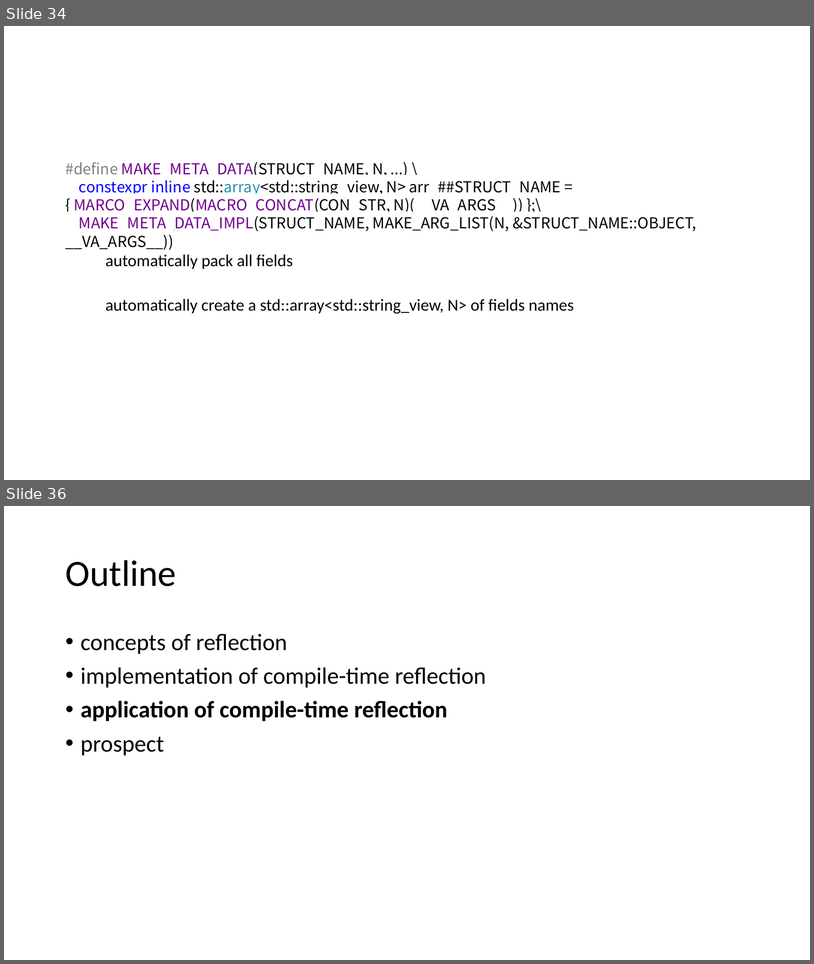
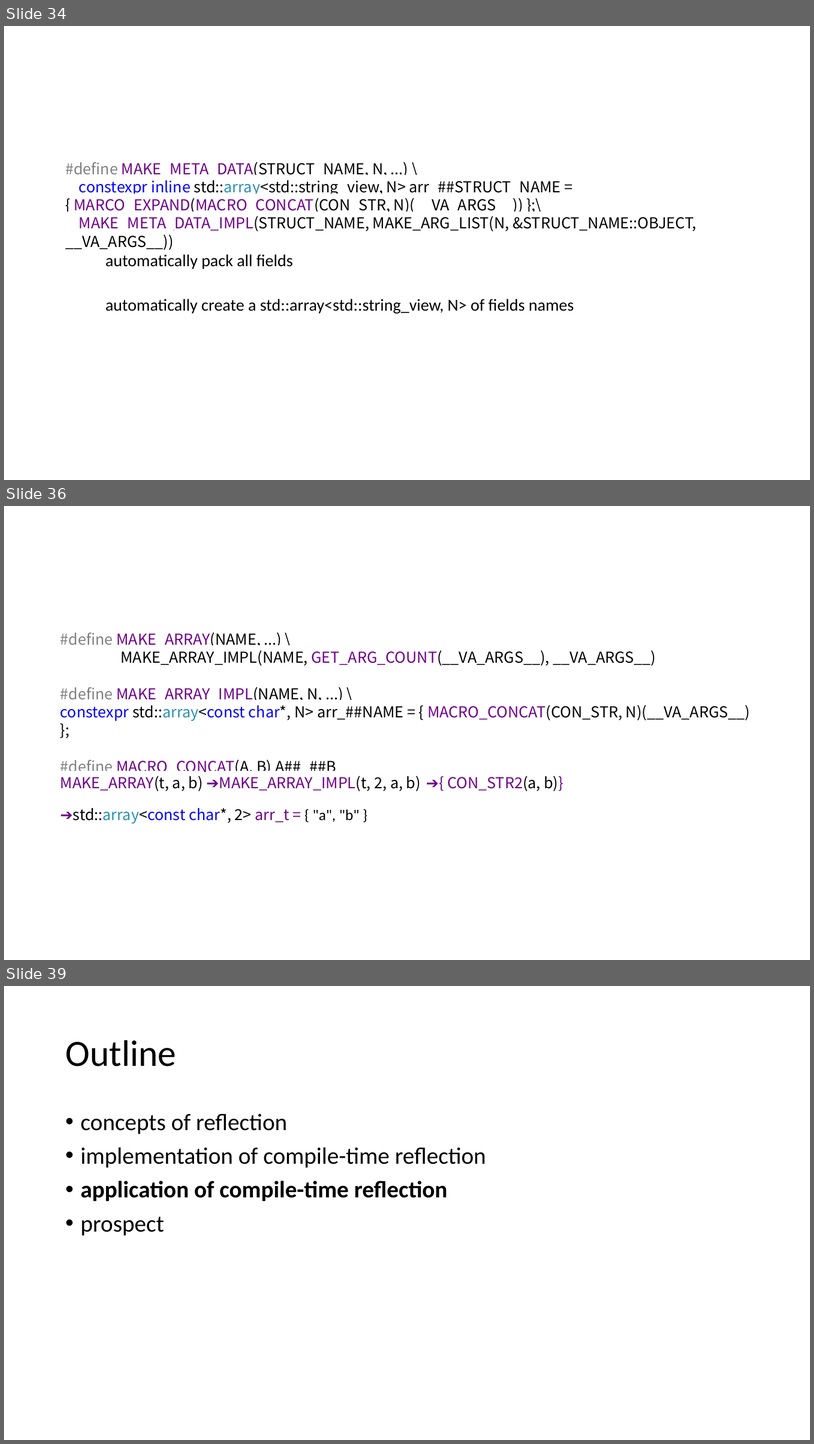
Before and after one commit to qicosmos/cppcon2017, a slide deck: cppcon2017.pptx. Shown one above the other, each under a label of ours: slides 34 and 36 before the commit, slides 34, 36 and 39 after it; the slides between them are not shown. The pictures are 814x964 and 814x1444 pixels, drawn with LibreOffice and Linux fonts; fonts in the diff are those of the drawing. Boxes give left, top, right and bottom in pixels: in the first picture for what was removed or moved away, otherwise in the second. Text is boxed around its words. In the diff, an @@ line names an element or a change of style, - is before the commit and + after.

```diff
--- a/cppcon2017.pptx
+++ b/cppcon2017.pptx
@@ slide 36 added at [4,506,810,960], background #FFFFFF @@
@@ text added at [60,632,750,772], 18 pt, text #000000 @@
+#define MAKE_ARRAY(NAME, ...) \
+MAKE_ARRAY_IMPL(NAME, GET_ARG_COUNT(__VA_ARGS__), __VA_ARGS__)
+#define MAKE_ARRAY_IMPL(NAME, N, ...) \
+constexpr std::array<const char*, N> arr_##NAME = { MACRO_CONCAT(CON_STR, N)(__VA_ARGS__) };
+#define MACRO_CONCAT(A, B) A##_##B
@@ text added at [60,775,203,791], 18 pt, text #6F008A @@
+MAKE_ARRAY(t, a, b)
@@ text added at [219,775,421,791], 18 pt, text #6F008A @@
+➔MAKE_ARRAY_IMPL(t, 2, a, b)
@@ text added at [447,775,564,791], 18 pt, text #6F008A @@
+➔{ CON_STR2(a, b)}
@@ text added at [60,808,359,823], 18 pt, text #000000 @@
+➔std::array<const char*, 2> arr_t = { "a", "b" }
@@ what was slide 36 is now slide 39 @@
```
Also in this commit, not shown: 1 slide changed, 2 other slides added.
